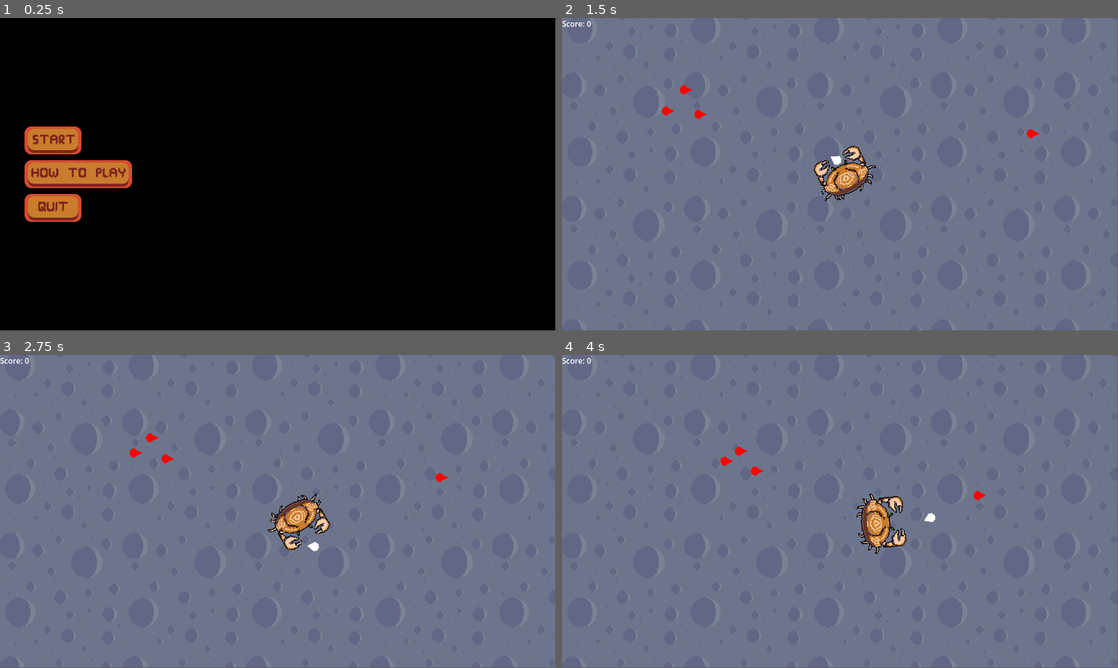
Above: before the commit, frames 1-4 (two rows, left to right).
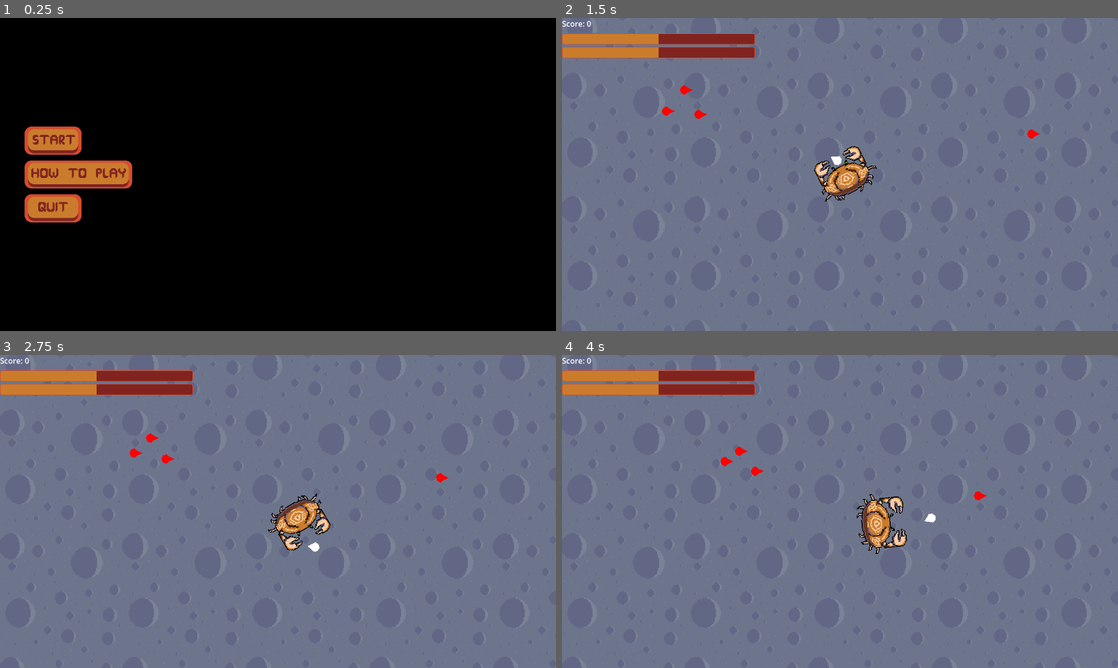
Above: after the commit, the same moments.

Repository: P-zee/UWRGJ-Team3
Game: Godot game, scene res://Menu/main_menu.tscn
Same seed, same stepped clock (60 frames per second), same inputs: the game is played once before the commit and once after it.
Inputs (mouse positions are in pixels of both pictures, inside the frame that each line leads up to):
- Up to frame 1 (0.25 s): no input
- Up to frame 2 (1.5 s): click (617, 140) at 0.5 s; tap Enter at 1.25 s; move the mouse to (600, 27) at 1.27 s; hold D (move_right) from 1.28 s (still down); tap Space (fire_melee) at 1.35 s
- Up to frame 3 (2.75 s): move the mouse to (166, 527) at 2.02 s; release D (move_right) at 2.03 s; hold S (move_down) from 2.03 s (still down); tap Space (fire_melee) at 2.1 s
- Up to frame 4 (4 s): move the mouse to (895, 442) at 2.77 s; release S (move_down) at 2.78 s; hold D (move_right) 2.78-3.53 s; tap Space (fire_melee) at 2.85, 3.6 s; move the mouse to (812, 574) at 3.52 s; hold W (move_up) from 3.53 s (still down)
In our replay, the window is 799x449 before the commit and 800x450 after it. These sizes can differ from the game's own. Grey fills any space a smaller window leaves; there, only what the larger window draws over its background counts as a difference.

The runs differ from the first frame. In frame 1, 0.5% of the frame differs, in the area x 4-24%, y 34-66%; in frame 2, 3.3%; in frame 3, 3.3%; in frame 4, 3.3%, in the area x 0-100%, y 0-100%.

Commit message:
Added health bar assets

Diff:
--- a/Environment/level.tscn
+++ b/Environment/level.tscn
@@ -6,6 +6,9 @@
 [ext_resource type="PackedScene" uid="uid://budo70qh7vqap" path="res://Entities/Enemies/enemy.tscn" id="2_s4nmo"]
 [ext_resource type="PackedScene" uid="uid://dlvg4lwqj0onb" path="res://Entities/queen.tscn" id="4_1ljs2"]
 [ext_resource type="Script" path="res://Environment/score.gd" id="6_f05u4"]
+[ext_resource type="Texture2D" uid="uid://rbs2xaq8w4rp" path="res://UI/bar-under.png" id="7_a5coh"]
+[ext_resource type="Texture2D" uid="uid://dw4naud3xadip" path="res://UI/bar-over.png" id="8_g247n"]
+[ext_resource type="Script" path="res://Environment/player_health_bar.gd" id="9_qqhmx"]
 
 [node name="Level" type="Node2D"]
 script = ExtResource("1_5vrx4")
@@ -43,5 +46,41 @@
 text = "Score:"
 script = ExtResource("6_f05u4")
 
+[node name="PlayerHealthBar" type="TextureProgressBar" parent="."]
+offset_top = 32.0
+offset_right = 400.0
+offset_bottom = 55.0
+value = 50.0
+nine_patch_stretch = true
+stretch_margin_left = 3
+stretch_margin_top = 3
+stretch_margin_right = 3
+stretch_margin_bottom = 3
+texture_under = ExtResource("7_a5coh")
+texture_over = ExtResource("8_g247n")
+texture_progress = ExtResource("7_a5coh")
+tint_under = Color(0.505882, 0.137255, 0.121569, 1)
+tint_over = Color(0.843137, 0.298039, 0.184314, 1)
+tint_progress = Color(0.792157, 0.486275, 0.172549, 1)
+script = ExtResource("9_qqhmx")
+
+[node name="QueenHealthBar" type="TextureProgressBar" parent="."]
+offset_top = 60.0
+offset_right = 400.0
+offset_bottom = 83.0
+value = 50.0
+nine_patch_stretch = true
+stretch_margin_left = 3
+stretch_margin_top = 3
+stretch_margin_right = 3
+stretch_margin_bottom = 3
+texture_under = ExtResource("7_a5coh")
+texture_over = ExtResource("8_g247n")
+texture_progress = ExtResource("7_a5coh")
+tint_under = Color(0.505882, 0.137255, 0.121569, 1)
+tint_over = Color(0.843137, 0.298039, 0.184314, 1)
+tint_progress = Color(0.792157, 0.486275, 0.172549, 1)
+
 [connection signal="died" from="Queen" to="." method="_on_queen_died"]
 [connection signal="foodCollected" from="Queen" to="." method="_on_queen_food_collected"]
+[connection signal="foodCollected" from="Queen" to="Score" method="_on_queen_food_collected"]
--- /dev/null
+++ b/Environment/player_health_bar.gd
@@ -0,0 +1,11 @@
+extends TextureProgressBar
+
+
+# Called when the node enters the scene tree for the first time.
+func _ready() -> void:
+	pass # Replace with function body.
+
+
+# Called every frame. 'delta' is the elapsed time since the previous frame.
+func _process(delta: float) -> void:
+	pass
--- a/project.godot
+++ b/project.godot
@@ -18,6 +18,10 @@
 [autoload]
 
 Level="*res://Environment/level.gd"
+
+[display]
+
+window/stretch/mode="viewport"
 
 [global_group]
 
Not shown: 1 places in Environment/level.tscn that only renumber resources
Binary file added: UI/bar-over.png
Not shown, added: UI/bar-over.png.import
Binary file added: UI/bar-under.png
Not shown, added: UI/bar-under.png.import
